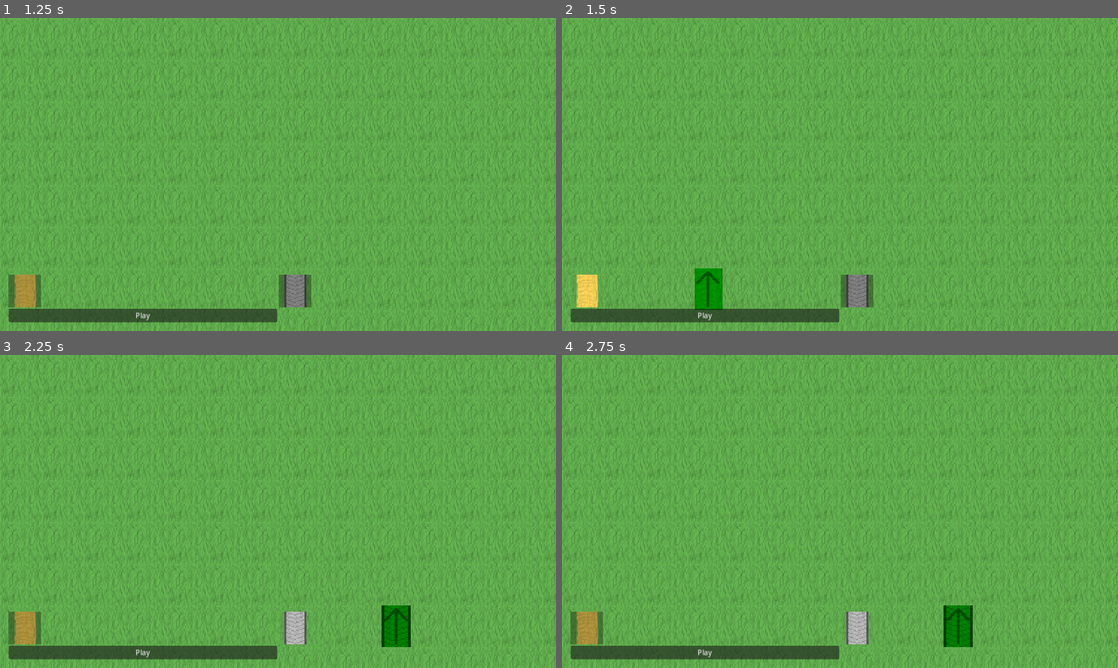
Above: before the commit, frames 1-4 (two rows, left to right).
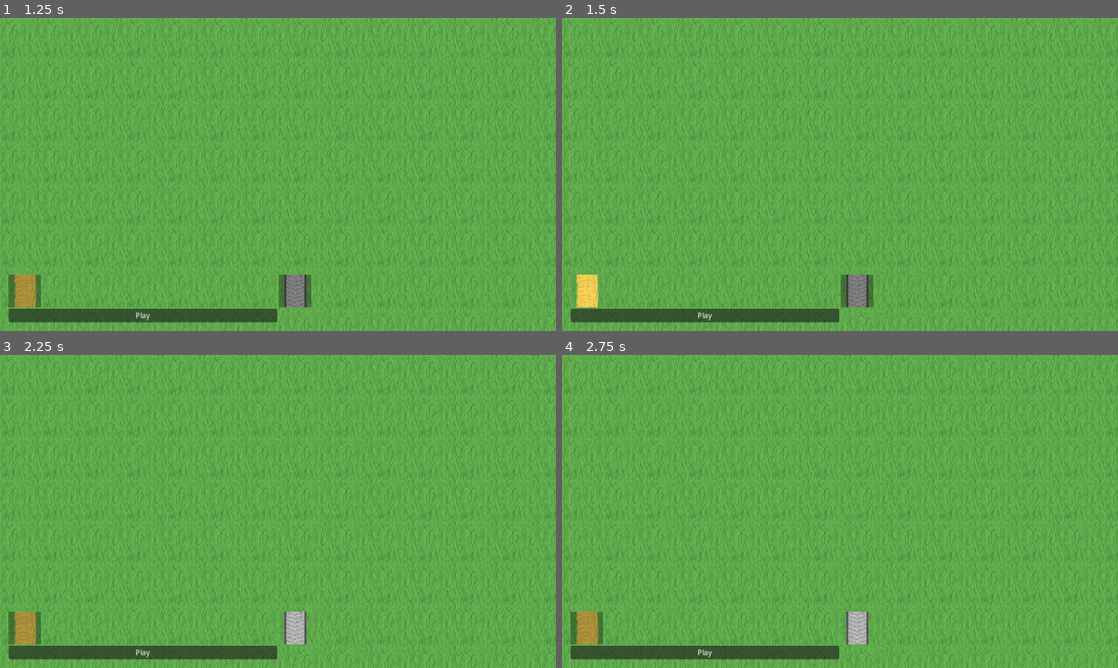
Above: after the commit, the same moments.

Repository: Luesewr/Road-Defense
Game: Godot game, scene res://main_menu.tscn
Two runs of this game, one before a commit and one after it. Both use one fixed random seed, a clock stepped at 60 frames per second and the inputs below.
Inputs (mouse positions are in pixels of both pictures, inside the frame that each line leads up to):
- Up to frame 1 (1.25 s): click "Level 1" at 0.5 s
- Up to frame 2 (1.5 s): click (706, 290) at 1.25 s
- Up to frame 3 (2.25 s): click (411, 627) at 2 s
- Up to frame 4 (2.75 s): no input

Frame 1 is identical in both runs. In frame 2, 0.7% of the frame differs, in the area x 23-29%, y 80-94%; in frame 3, 0.7%, in the area x 68-74%, y 80-94%; in frame 4, 0.7%.

Commit message:
Refactored and commented code

Diff:
--- a/Level_1.gd
+++ b/Level_1.gd
@@ -1,4 +1,5 @@
 extends Node
 
 func _on_pressed():
+	# Switch the scene to level 1
 	get_tree().change_scene_to_file("res://Level_1.tscn")
--- a/Level_1.tscn
+++ b/Level_1.tscn
@@ -108,7 +108,6 @@
 texture = ExtResource("3_bashn")
 stretch_mode = 4
 
-[connection signal="inside_control" from="CanvasLayer/ControlPanel" to="Grid" method="_on_control_panel_inside_control"]
-[connection signal="outside_control" from="CanvasLayer/ControlPanel" to="Grid" method="_on_control_panel_outside_control"]
+[connection signal="inside_control_update" from="CanvasLayer/ControlPanel" to="Grid" method="_on_inside_control_update"]
 [connection signal="pressed" from="CanvasLayer/ControlPanel/BasicPath" to="CanvasLayer/ControlPanel/BasicPath" method="_on_pressed"]
 [connection signal="pressed" from="CanvasLayer/ControlPanel/ConveyorBelt" to="CanvasLayer/ControlPanel/ConveyorBelt" method="_on_pressed"]
--- a/camera.gd
+++ b/camera.gd
@@ -5,47 +5,58 @@
 
 var MAX_ZOOM: Vector2 = Vector2(10, 10)
 var MIN_ZOOM: Vector2 = Vector2(0.5, 0.5)
+var ZOOM_FACTOR: float = 0.3
+var ZOOM_LOCK: Mutex = Mutex.new()
 var GRID: TextureRect
 
 func _ready():
+	# Initialise variables and turn on input processing
 	self.prev_coords = get_viewport().get_mouse_position()
 	GRID = get_node("/root/Level_1/Grid")
 	set_process_input(true)
 
 
 func _process(delta: float):
+	# Get the current mouse position
 	var position: Vector2 = get_viewport().get_mouse_position()
 
+	# If the right mouse button is down, update the camera to the right offset and clamp the camera
 	if self.right_mouse_is_down:
 		self.translate((self.prev_coords - position) / self.zoom)
 		clamp_camera()
 
+	# Update the previous mouse coordinates
 	self.prev_coords = position
 
 func _input(event: InputEvent):
-	if event is InputEventMouseButton:
+	# Get the zoom lock to avoid zooming in or out too far
+	if event is InputEventMouseButton and ZOOM_LOCK.try_lock():
+		# Check which button was pressed and if the maximum or minimum zoom limit has been reached
+		if event.button_index == MOUSE_BUTTON_RIGHT:
+			# Update the right_mouse_is_down variable accordingly
+			self.right_mouse_is_down = event.pressed
 
-		if event.button_index == MOUSE_BUTTON_RIGHT:
-
-			if event.pressed:
-				self.right_mouse_is_down = true
-			else:
-				self.right_mouse_is_down = false
-
-		elif event.button_index == MOUSE_BUTTON_WHEEL_UP and self.zoom * 1.3 < MAX_ZOOM:
-
-			self.zoom *= 1.3
-			self.position += (0.3 * (get_global_mouse_position() - self.position))
+		elif event.button_index == MOUSE_BUTTON_WHEEL_UP and self.zoom * (1.0 + ZOOM_FACTOR) < MAX_ZOOM:
+			# Zoom in the camera and clamp it
+			self.zoom *= (1.0 + ZOOM_FACTOR)
+			self.position += (ZOOM_FACTOR * (get_global_mouse_position() - self.position))
 			clamp_camera()
 
-		elif event.button_index == MOUSE_BUTTON_WHEEL_DOWN and self.zoom / 1.3 > MIN_ZOOM:
-
-			self.zoom /= 1.3
-			self.position -= (0.3 / 1.3 * (get_global_mouse_position() - self.position))
+		elif event.button_index == MOUSE_BUTTON_WHEEL_DOWN and self.zoom / (1.0 + ZOOM_FACTOR) > MIN_ZOOM:
+			# Zoom out the camera and clamp it
+			self.zoom /= (1.0 + ZOOM_FACTOR)
+			self.position -= (ZOOM_FACTOR / (1.0 + ZOOM_FACTOR) * (get_global_mouse_position() - self.position))
 			clamp_camera()
 
+		# Release the zoom lock
+		ZOOM_LOCK.unlock()
+
 func clamp_camera():
+	# Get the size of the cell grid and the viewport
 	var grid_rect: Rect2 = GRID.grid_rect
 	var viewport_rect: Rect2 = get_viewport_rect()
+
+	# Scale the viewport rect size accounting for the zoom factor
 	viewport_rect.size /= self.zoom
+	# Update the position of the camera such that the camera viewport is within the bounds of the grid rect
 	self.position = self.position.clamp(grid_rect.position + viewport_rect.size / 2, grid_rect.end - viewport_rect.size / 2)
--- a/cell.gd
+++ b/cell.gd
@@ -8,18 +8,22 @@
 var animation_frames_per_second: float = 10.0
 
 func _process(delta: float):
+	# Calculate and set the correct animation frame
 	var seconds: float = Time.get_ticks_msec() / 1000.0
 	var animation_frame_index: int = floori(self.animation_frames_per_second * seconds) % self.textures.size()
 	self.texture = self.textures[animation_frame_index]
 
 func set_tile_texture(textures: Array):
-	if self.texture == null or textures.size() == 0:
+	# Cancel texture set if textures argument is invalid
+	if textures.size() == 0:
 		return
 
+	# If the texture is not animated, disable processing, otherwise enable processing
 	if textures.size() == 1:
 		self.process_mode = Node.PROCESS_MODE_DISABLED
-		self.texture = textures[0]
 	else:
 		self.process_mode = Node.PROCESS_MODE_ALWAYS
 
+	# Update the texture and textures field
+	self.texture = textures[0]
 	self.textures = textures
--- a/control.gd
+++ b/control.gd
@@ -1,21 +1,15 @@
 extends GridContainer
 
-signal inside_control
-signal outside_control
+signal inside_control_update
 
 var is_inside: bool = false
 
 func _process(delta: float):
+	# Check the mouse is within the control panel
+	var inside: bool = Rect2(self.position, self.size).has_point(get_global_mouse_position())
 
-	var pos: Vector2 = get_global_mouse_position()
-	var inside: bool = Rect2(self.position, self.size).has_point(pos)
+	# Update the is_inside field if it is out of date
+	if self.is_inside != inside:
 
-	if !self.is_inside and inside:
-
-		self.is_inside = true
-		inside_control.emit()
-
-	elif self.is_inside and !inside:
-
-		self.is_inside = false
-		outside_control.emit()
+		self.is_inside = inside
+		inside_control_update.emit(inside)
--- a/grid.gd
+++ b/grid.gd
@@ -24,56 +24,75 @@
 
 
 func _ready():
+	# Initialise variables
 	LEVEL_NODE = get_node("/root/Level_1")
 	TEXTURES = LEVEL_NODE.TEXTURES
 	LOGO_TEXTURES = LEVEL_NODE.LOGO_TEXTURES
 
+	# Create the grass background
+	create_background()
+
+	# Generate a grid of cells
 	create_grid()
 
+	# Set the size and offset for the direction indicator
 	$DirectionIndicator.size = CELL_SIZE
 	$DirectionIndicator.pivot_offset = CELL_SIZE / 2
 
+	# Enable input processing
 	set_process_input(true)
 
+func create_background():
+	# Load the grass texture
+	var new_texture: Image = Image.load_from_file("res://Textures/grass.png")
+
+	# Update the cell size according to the size of the grass texture
+	CELL_SIZE = Vector2(new_texture.get_size()) * CELL_SCALAR
+
+	# Resize the texture according to the new size with the scalar applied
+	new_texture.resize(CELL_SIZE.x, CELL_SIZE.y, Image.INTERPOLATE_NEAREST)
+
+	# Set the background texture to the resized grass texture
+	self.texture = ImageTexture.create_from_image(new_texture)
 
 func create_grid():
-	var cell_instance: TextureRect = CELL_SCENE.instantiate()
-
+	# Update the size of the container according to the new CELL_SIZE
 	self.size = CELL_SIZE * GRID_SIZE
-
-	var new_texture: Image = Image.load_from_file("res://Textures/grass.png")
-
-	CELL_SIZE = Vector2(new_texture.get_size()) * CELL_SCALAR
-
-	new_texture.resize(CELL_SIZE.x, CELL_SIZE.y, Image.INTERPOLATE_NEAREST)
-	self.texture = ImageTexture.create_from_image(new_texture)
-
 	self.grid_rect = Rect2(Vector2(0, 0), CELL_SIZE * GRID_SIZE)
 
+	# Create a cell for each coordinate
 	for y in range(GRID_SIZE.y):
 		for x in range(GRID_SIZE.x):
-
-			var cell: TextureRect = CELL_SCENE.instantiate()
-
-			cell.position = Vector2(x, y) * CELL_SIZE
-			cell.size = CELL_SIZE
-			cell.pivot_offset = CELL_SIZE / 2
-			cell.index = CELLS.size()
-
-			add_child(cell)
-
-			CELLS.append(cell)
+			create_cell(x, y)
+
+func create_cell(x: int, y: int):
+	# Instantiate a cell
+	var cell: TextureRect = CELL_SCENE.instantiate()
+
+	# Set the fields of the cell
+	cell.position = Vector2(x, y) * CELL_SIZE
+	cell.size = CELL_SIZE
+	cell.pivot_offset = CELL_SIZE / 2
+	cell.index = CELLS.size()
+
+	# Add the cell to the CELLS list
+	CELLS.append(cell)
+
+	# Add the new cell to the tree
+	add_child(cell)
 
 
 func _input(event: InputEvent):
-
+	# If the user is in the UI remove any hovering effects and stop showing the direction indicator
 	if self.user_in_ui:
 		reset_modulation(self.last_hover_index)
 		$DirectionIndicator.visible = false
 
+	# Calculate hovering if the mouse was moved
 	elif event is InputEventMouseMotion:
 		process_hover()
 
+	# Calculate cell interaction when the left mouse button is pressed
 	elif event is InputEventMouseButton and event.button_index == MOUSE_BUTTON_LEFT and event.is_pressed():
 		interact_cell()
 
@@ -81,96 +100,139 @@
 func process_hover():
 	# Get the mouse position
 	var position: Vector2 = get_global_mouse_position()
+
 	# If the mouse is within the cell grid set hover for its location
-	if self.grid_rect.has_point(position):
+	if self.grid_rect.has_point(position) and !user_in_ui:
 		# Hover over the index
 		var index: int = calc_cell_index_from_position(position)
 		set_hover(index)
-
+		# Update the location of the direction indicator
 		$DirectionIndicator.position = floor(position / CELL_SIZE) * CELL_SIZE
 
-	else:
-
+	# If the user was not in the grid remove any hovering effects and stop showing the direction indicator
+	else:
 		reset_modulation(self.last_hover_index)
 		$DirectionIndicator.visible = false
 
 
 func set_hover(index: int):
+	# Reset the hovering of the previous cell if the user changed which cell they hover over
 	if self.last_hover_index != index:
 		reset_modulation(self.last_hover_index)
 
+	# Get which cell and tile type are selected
 	var selected_tile_type: int = get_selected_tile_type()
 	var selected_cell: TextureRect = get_selected_cell()
 
+	# If the hovered cell is the selected cell, set the cell's color to the selected cell color
 	if selected_cell != null and selected_cell.index == index:
 		CELLS[index].modulate = HOVER_COLOR_SELECTED
 
+	# If there is no tile type selected, set the cell's color to the neutral hovering color
 	elif selected_tile_type == -1:
 		CELLS[index].modulate = HOVER_COLOR_NEUTRAL
 
-	elif selected_tile_type == get_tile_type(index):
+	# If cell already has the selected tile type, set the cell's color to the rejected hovering color
+	elif get_tile_type(index) > 0:
 		CELLS[index].modulate = HOVER_COLOR_REJECT
 
+	# Otherwise, set the cell's color to the accepting hovering color
 	else:
 		CELLS[index].modulate = HOVER_COLOR_ACCEPT
 
 
+	# If a tile is selected display the selected tile type on the hovered cell with the current direction
 	if selected_tile_type != -1:
 		CELLS[index].set_tile_texture(TEXTURES[selected_tile_type])
 		CELLS[index].rotation = dir_to_rad(self.current_direction)
-
+		# Make the direction indicator visible
 		$DirectionIndicator.visible = true
 
+	# Reset the texture and rotation of the cell if no tile is selected
 	else:
 		reset_texture(index)
 
+	# Update the last hovered cell index
 	self.last_hover_index = index
 
 
 func interact_cell():
-	# Get the mouse position
+	# Calculate which cell is being interacted with
 	var position: Vector2 = get_global_mouse_position()
 	var index: int = calc_cell_index_from_position(position)
-	# If the mouse is within the cell grid remove the hover effect of the last hovered cell and add the hover effect to the new hovered cell
-	if self.grid_rect.has_point(position):
+
+	# Check if the currect position is within the grid rect
+	if self.grid_rect.has_point(position) and !user_in_ui:
 		var selected_tile_type = get_selected_tile_type()
+		# If a tile is selected, try to place the tile
 
 		if selected_tile_type != -1:
-			place_tile(index, selected_tile_type)
+			try_place_tile(index, selected_tile_type)
 			update_selected_cell(null)
+
+		# If no tile was selected, update the selected cell
 		else:
 			update_selected_cell(CELLS[index])
 
+func try_place_tile(index: int, tile_type: int):
+	# Place a tile if the tile type of the cell is nothing or no texture
+	if CELLS[index].tile_type <= 0:
+		place_tile(index, tile_type)
 
 func place_tile(index: int, tile_type: int):
+	# Place a tile on the index of type tile_type in the current direction
 	set_tile_type(index, tile_type)
 	set_tile_direction(index, self.current_direction)
 
-
 func update_selected_cell(cell: TextureRect):
+	# Get the current selected cell
 	var currently_selected: TextureRect = get_selected_cell()
 	var old_index: int
 
+	# If a cell was selected, update the old_index variable to its index
 	if currently_selected != null:
 		old_index = currently_selected.index
 
+	# Update the selected cell
 	set_selected_cell(cell)
 
+	# Reset the appearance of the previously selected cell if there was one
 	if currently_selected != null:
 		reset_modulation(old_index)
 
-
-func _on_control_panel_inside_control():
-	self.user_in_ui = true
-
-func _on_control_panel_outside_control():
-	self.user_in_ui = false
-
-
 func update_direction(direction: int):
+	# Update the current direction and update the direction of the direction indicator
 	self.current_direction = direction
 	$DirectionIndicator.rotation = dir_to_rad(direction)
-	process_hover()
+
+func reset_modulation(index: int):
+	# Get the selected cell
+	var selected_cell: TextureRect = get_selected_cell()
+
+	# Keep the cell color as the selected color if the cell that is being reset is the selected node
+	if selected_cell != null and selected_cell.index == index:
+		CELLS[index].modulate = HOVER_COLOR_SELECTED
+
+	# Otherwise, remove the hover effect
+	else:
+		CELLS[index].modulate = HOVER_NONE
+
+	# Reset the texture of the cell
+	reset_texture(index)
+
+func reset_texture(index: int):
+	# Set the texture and rotation of a cell back to its original values
+	CELLS[index].set_tile_texture(TEXTURES[get_tile_type(index)])
+	CELLS[index].rotation = dir_to_rad(get_tile_direction(index))
+
+func calc_cell_index_from_position(position: Vector2):
+	# Calculate index in the grid from the cursor position
+	return floor(position.x / CELL_SIZE.x) + floor(position.y / CELL_SIZE.y) * GRID_SIZE.x
+
+func dir_to_rad(direction: int):
+	# Calculate the angle in radians from the direction integer
+	return direction * PI * 0.5
+
 
 func get_selected_tile_type():
 	return LEVEL_NODE.get_selected_tile_type()
@@ -196,22 +258,6 @@
 func set_tile_direction(index: int, direction: int):
 	CELLS[index].direction = direction
 
-func reset_modulation(index: int):
-	var selected_cell: TextureRect = get_selected_cell()
-
-	if selected_cell != null and selected_cell.index == index:
-		CELLS[index].modulate = HOVER_COLOR_SELECTED
-	else:
-		CELLS[index].modulate = HOVER_NONE
-
-	reset_texture(index)
-
-func reset_texture(index: int):
-	CELLS[index].set_tile_texture(TEXTURES[get_tile_type(index)])
-	CELLS[index].rotation = dir_to_rad(get_tile_direction(index))
-
-func calc_cell_index_from_position(position: Vector2):
-	return floor(position.x / CELL_SIZE.x) + floor(position.y / CELL_SIZE.y) * GRID_SIZE.x
-
-func dir_to_rad(direction: int):
-	return direction * PI * 0.5
+
+func _on_inside_control_update(in_ui: bool):
+	self.user_in_ui = in_ui
--- a/root_logic.gd
+++ b/root_logic.gd
@@ -21,34 +21,46 @@
 var shift_active: bool = false
 
 func _ready():
+	# Enable input processing
 	set_process_input(true)
 
 func _input(event: InputEvent):
-	if event is InputEventKey and event.keycode == KEY_SHIFT:
-		if event.is_pressed() and !shift_active:
-			self.shift_active = true
-		elif !event.is_pressed():
-			self.shift_active = false
-	if event is InputEventKey and event.keycode == KEY_R and event.is_pressed():
-		if self.shift_active:
-			self.selected_direction = (self.selected_direction - 1 + 4) % 4
-		else:
-			self.selected_direction = (self.selected_direction + 1) % 4
-		$Grid.update_direction(self.selected_direction)
+	# Check if the event is a key press
+	if event is InputEventKey:
+		# Update shift_activate if SHIFT was pressed
+		if event.keycode == KEY_SHIFT:
+			self.shift_active = event.is_pressed()
+
+		# Check if the R key was pressed
+		elif event.keycode == KEY_R and event.is_pressed():
+			# Decrease or increase the selected direction according to the state of the shift key
+			if self.shift_active:
+				self.selected_direction = (self.selected_direction - 1 + 4) % 4
+			else:
+				self.selected_direction = (self.selected_direction + 1) % 4
+
+			# Update the selected direction and recalculate the hovering
+			$Grid.update_direction(self.selected_direction)
+			$Grid.process_hover()
 
 func set_selected_node(node: TextureButton):
 	# Dehighlight old selected
 	if self.selected_node != null:
 		self.selected_node.dehighlight()
-	# Select and highlight new node, select none if same tile was toggled twice in a row
+
+	# Set and highlight the selected node if a different node was selected, then update the selected cell
 	if self.selected_node != node:
 		self.selected_node = node
 		self.selected_node.highlight()
+
 		$Grid.update_selected_cell(null)
+
+	# Reset the selected node if same node was selected again
 	else:
 		self.selected_node = null
 
 func get_selected_tile_type():
+	# Return the tile type of the selected node if one exists or return -1
 	var selected = self.selected_node
 
 	if selected == null:
@@ -57,19 +69,26 @@
 	return selected.tile_type
 
 func set_selected_cell(cell: TextureRect):
+	# Get the info box nodes
 	var info_texture = $CanvasLayer/InfoBox/TexturePanel/MarginContainer/InfoTexture
 	var info_box = $CanvasLayer/InfoBox
 
+	# Select a cell if there is no selected cell or a different cell was selected
 	if self.selected_cell == null or cell == null or self.selected_cell.index != cell.index:
+		# Update the selected cell
 		self.selected_cell = cell
 
+		# Update the texture of the info box if a cell was selected that is not nothing or no texture
 		if cell != null and cell.tile_type > 0:
 			info_texture.texture = LOGO_TEXTURES[cell.tile_type]
 			info_box.visible = true
+		# Turn off the info box if the previous conditions were not met
 		else:
 			info_box.visible = false
+	# Deselect the cell and turn off the info box if the conditions were not met
 	else:
 		self.selected_cell = null
 		info_box.visible = false
 
+	# Recalculate the hovering
 	$Grid.process_hover()
--- a/ui_tile_button.gd
+++ b/ui_tile_button.gd
@@ -14,11 +14,13 @@
 	LEVEL_NODE = get_node("/root/Level_1")
 	self.texture_normal = LEVEL_NODE.LOGO_TEXTURES[tile_type]
 
+
+func highlight():
+	self.modulate = PRESSED_COLOR
+
+func dehighlight():
+	self.modulate = UNPRESSED_COLOR
+
+
 func _on_pressed():
 	LEVEL_NODE.set_selected_node(self)
-
-func highlight():
-	set_modulate(PRESSED_COLOR)
-
-func dehighlight():
-	set_modulate(UNPRESSED_COLOR)
